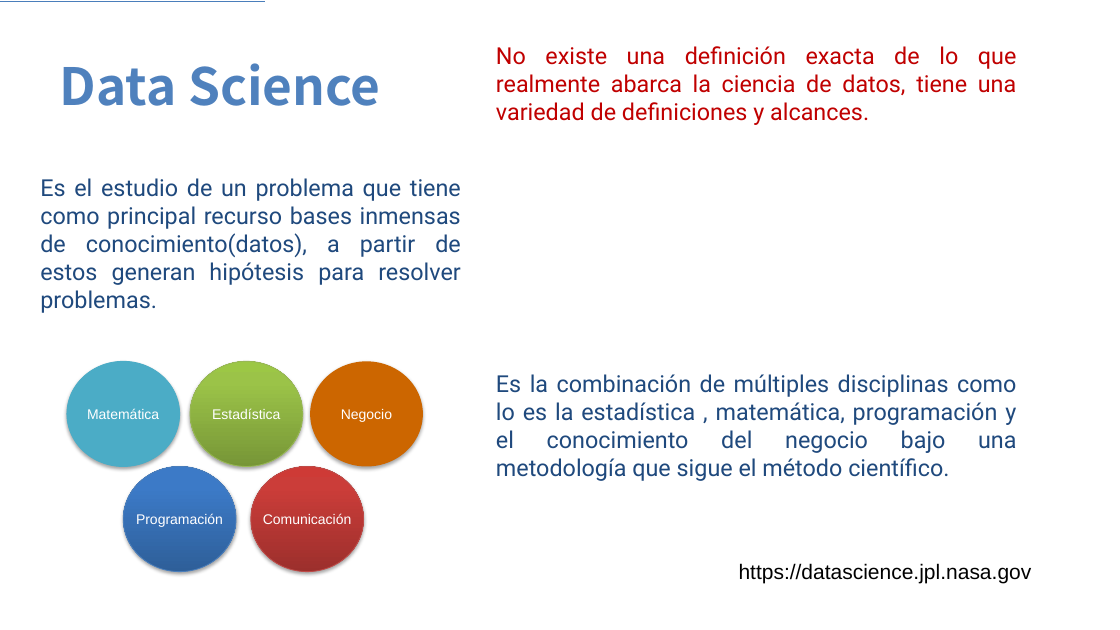
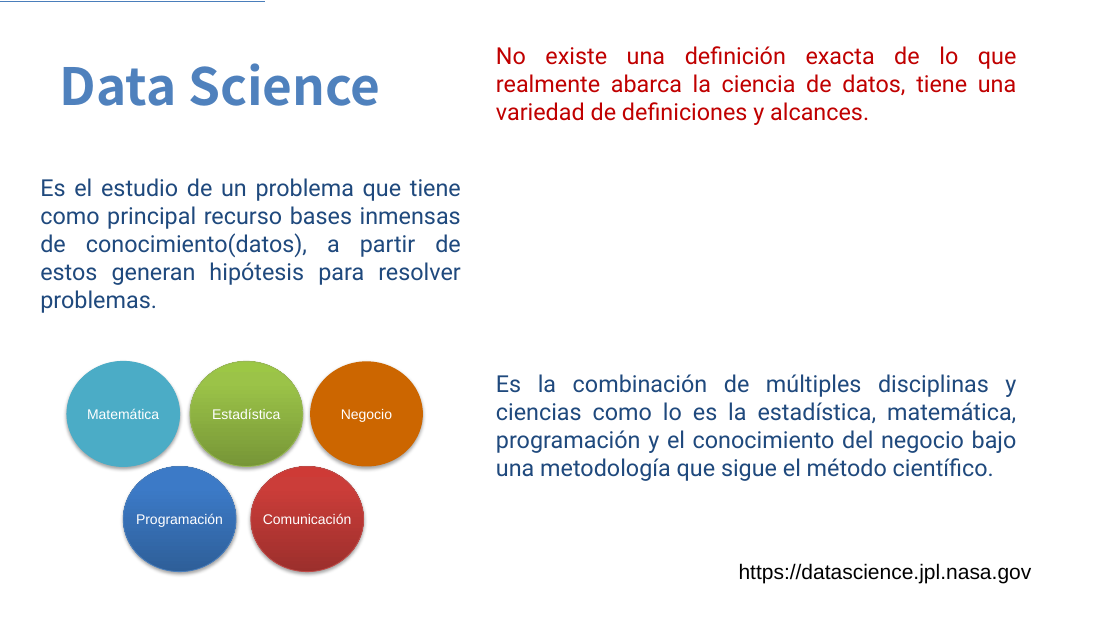
Before and after one commit to G94/CodeHunters_IntroduccionDS_01, a slide deck: slide 5 of Introducción al Análisis de Datos - 01.pptx (slide 3 before the commit). Drawn at 1120x630 pixels with LibreOffice and Linux fonts; fonts in the diff are those of the drawing. Boxes give left, top, right and bottom in pixels: in the first picture for what was removed or moved away, otherwise in the second. Text is boxed around its words. In the diff, an @@ line names an element or a change of style, - is before the commit and + after.

```diff
--- a/Introducción al Análisis de Datos - 01.pptx
+++ b/Introducción al Análisis de Datos - 01.pptx
@@ text at [496, 374, 1017, 481]: text changed @@
-Es la combinación de múltiples disciplinas como lo es la estadística , matemática, programación y el conocimiento del negocio bajo una metodología que sigue el método científico.
+Es la combinación de múltiples disciplinas y ciencias como lo es la estadística, matemática, programación y el conocimiento del negocio bajo una metodología que sigue el método científico.
```
Also in this commit, not shown: 5 other slides changed, 3 slides added, 1 slide removed, 7 other files.
